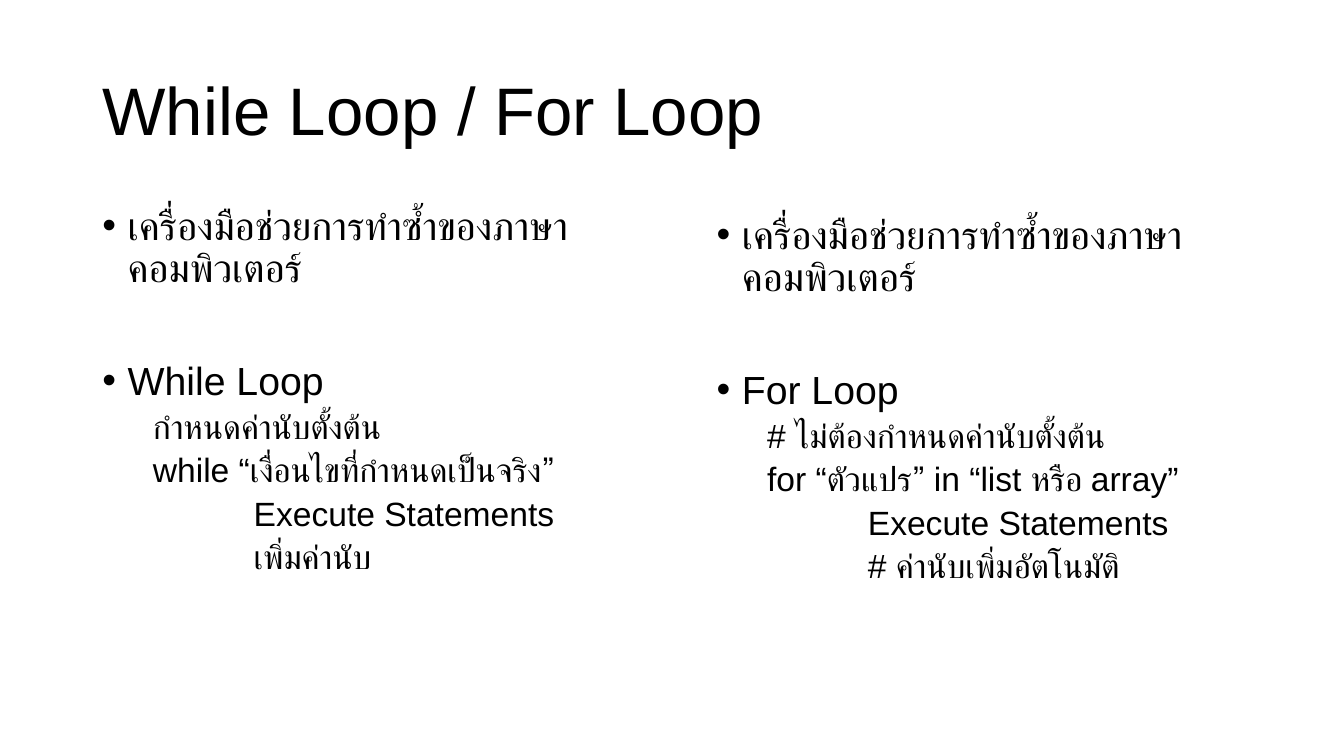
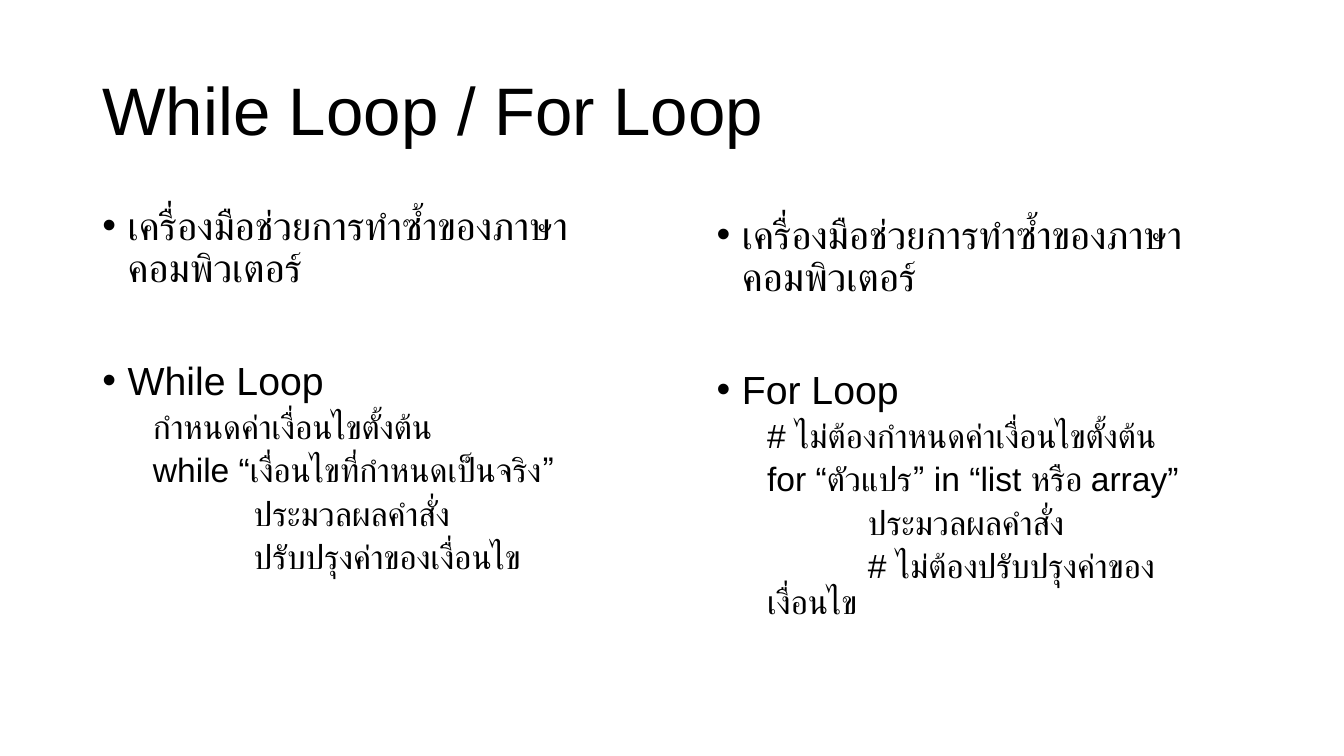
Before and after one commit to chonlameth/skeic-notebooks-221104, a slide deck: slide 4 of skeic-03-20221125-loop.pptx. Drawn at 1344x756 pixels with LibreOffice and Linux fonts; fonts in the diff are those of the drawing. Boxes give left, top, right and bottom in pixels: in the first picture for what was removed or moved away, otherwise in the second. Text is boxed around its words. In the diff, an @@ line names an element or a change of style, - is before the commit and + after.

```diff
--- a/skeic-03-20221125-loop.pptx
+++ b/skeic-03-20221125-loop.pptx
@@ text at <box>153,413,432,440</box>: text changed @@
-  กำหนดค่านับตั้งต้น
+  กำหนดค่าเงื่อนไขตั้งต้น
@@ text at <box>795,422,1156,449</box>: text changed @@
-  # ไม่ต้องกำหนดค่านับตั้งต้น
+  # ไม่ต้องกำหนดค่าเงื่อนไขตั้งต้น
@@ text at <box>254,500,521,578</box>: text changed @@
-  Execute Statements
-  เพิ่มค่านับ
+  ประมวลผลคำสั่ง
+  ปรับปรุงค่าของเงื่อนไข
@@ text at <box>767,509,1155,615</box>: text changed @@
-  Execute Statements
-  # ค่านับเพิ่มอัตโนมัติ
+  ประมวลผลคำสั่ง
+  # ไม่ต้องปรับปรุงค่าของเงื่อนไข
```
Also in this commit, not shown: 2 other slides changed, 1 other file.
